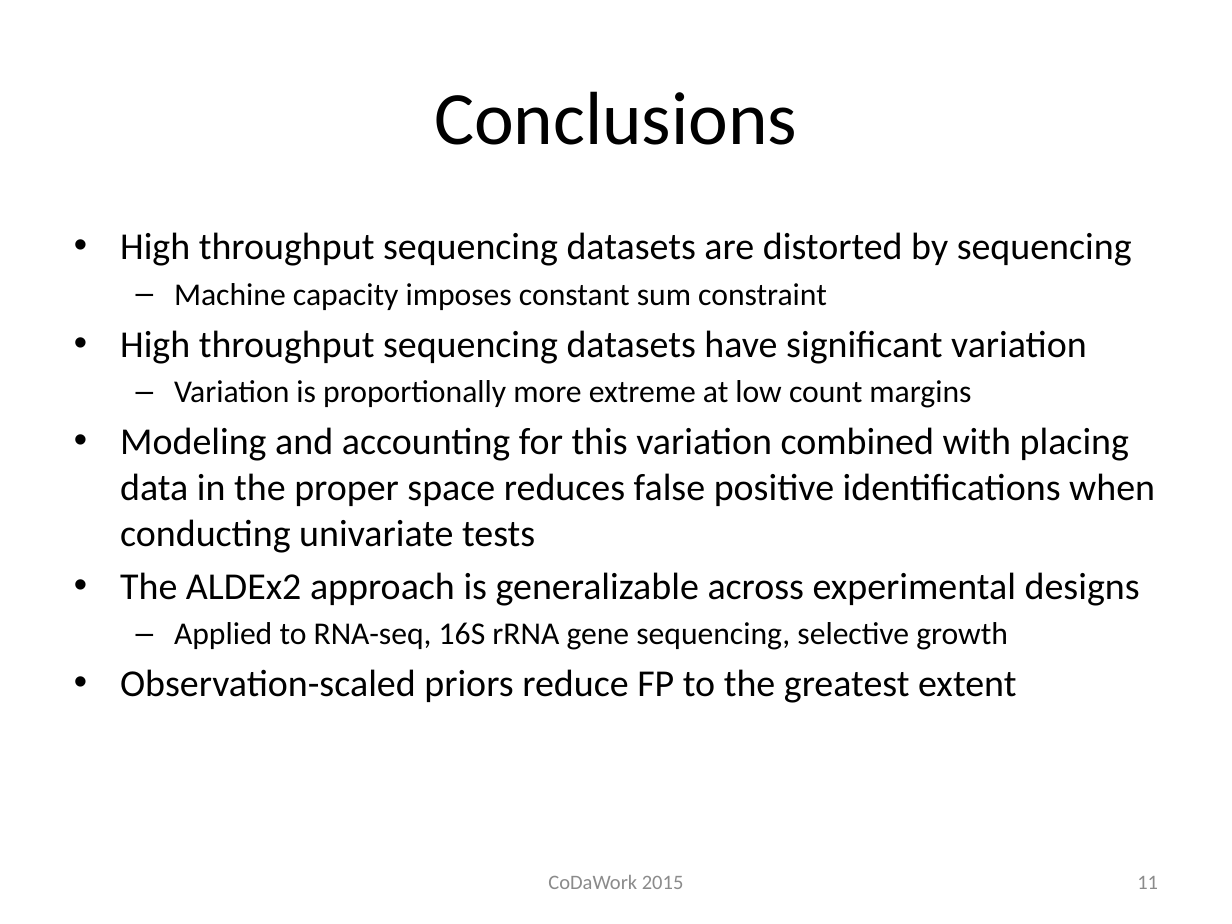
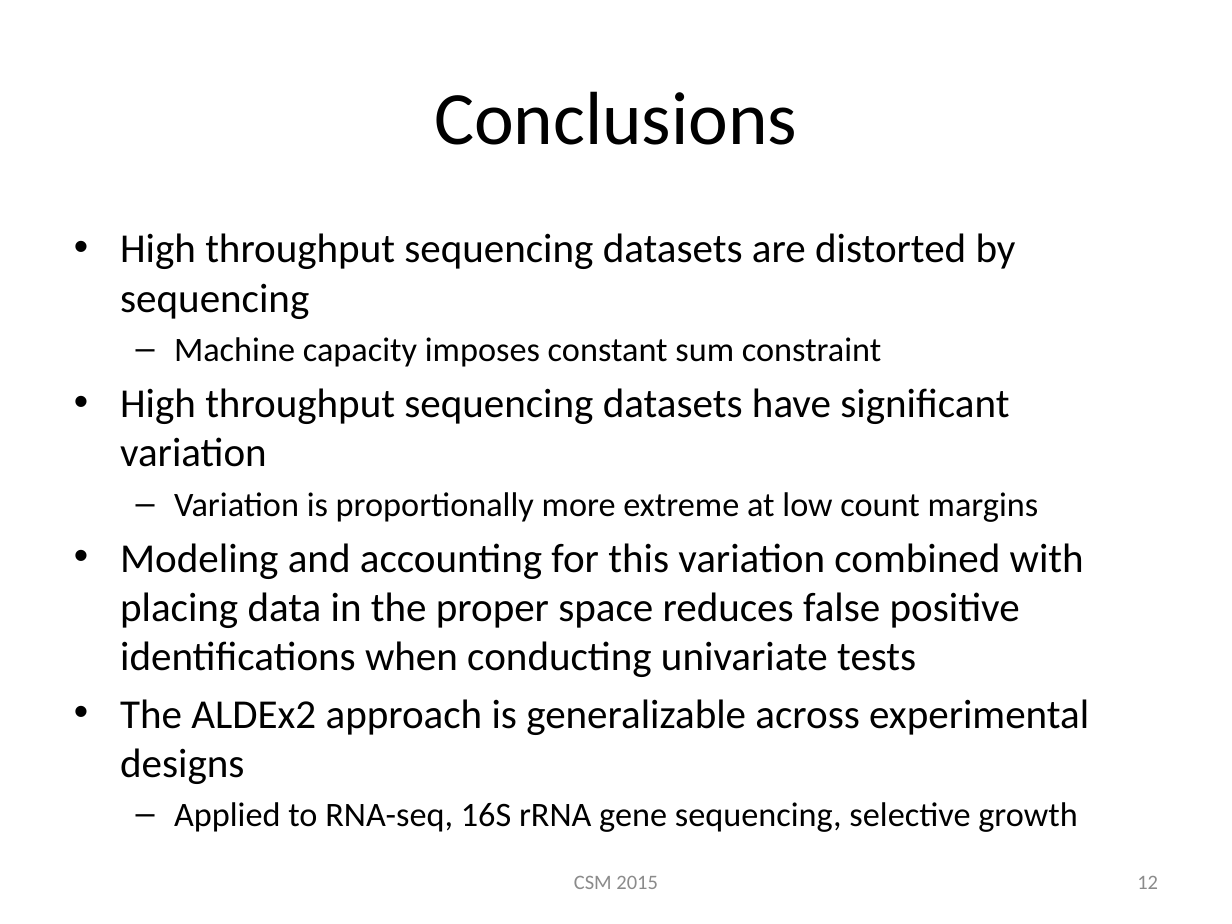
Before and after one commit to ggloor/compositions, a slide deck: slide 12 of CSM_2015_r.pptx (slide 11 before the commit). Drawn at 1232x924 pixels with LibreOffice and Linux fonts; fonts in the diff are those of the drawing. Boxes give left, top, right and bottom in pixels: in the first picture for what was removed or moved away, otherwise in the second. Text is boxed around its words. In the diff, an @@ line names an element or a change of style, - is before the commit and + after.

```diff
--- a/CSM_2015_r.pptx
+++ b/CSM_2015_r.pptx
@@ text "High throughput sequencing datasets are ..." at box(120, 233, 1089, 832): size 22.2 to 24 pt in "High throughput sequencing datasets are distorted by ...", "High throughput sequencing datasets have significant variati ...", "Modeling and accounting for this variation combined ...", "The ALDEx2 approach is generalizable across experimental ..."; size 18.5 to 20 pt in "Machine capacity imposes constant sum constraint", "Variation is proportionally more extreme at low ...", "Applied to RNA-seq, 16S rRNA gene sequencing, ..." @@
@@ text at box(120, 669, 1016, 703): paragraph removed @@
-• Observation-scaled priors reduce FP to the greatest extent
@@ text at box(574, 876, 658, 889): text changed @@
-CoDaWork 2015
+CSM 2015
@@ page number at box(1137, 876, 1158, 889): text changed @@
-11
+12
```
Also in this commit, not shown: 10 other slides changed, 1 slide added, 1 slide removed.
